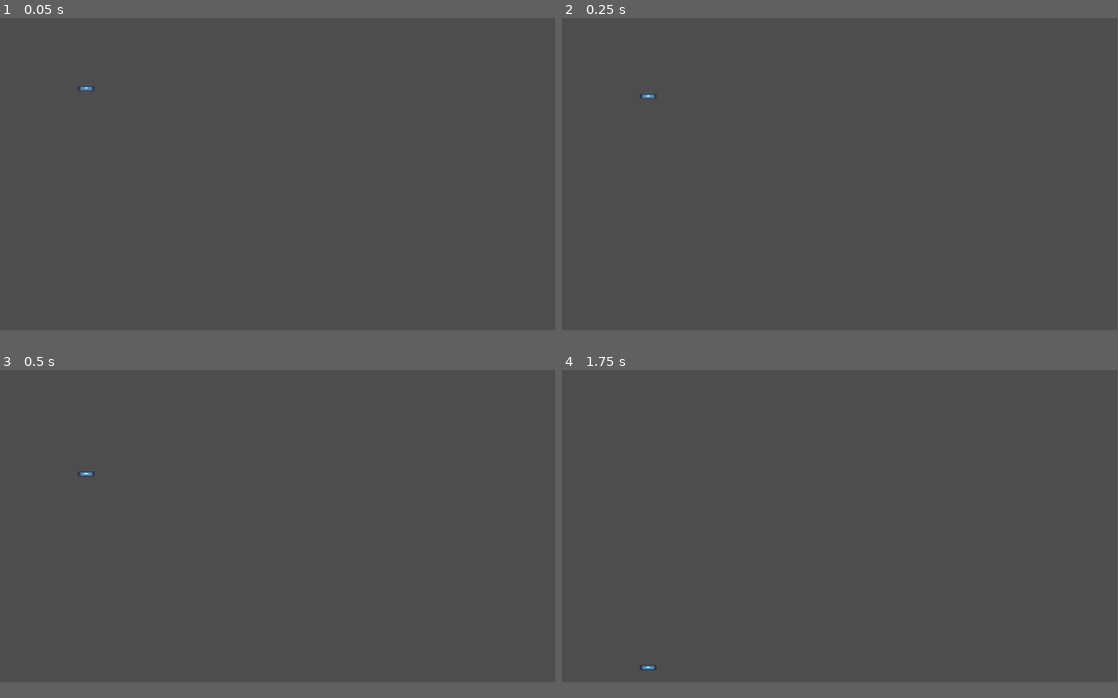
Above: before the commit, frames 1-4 (two rows, left to right).
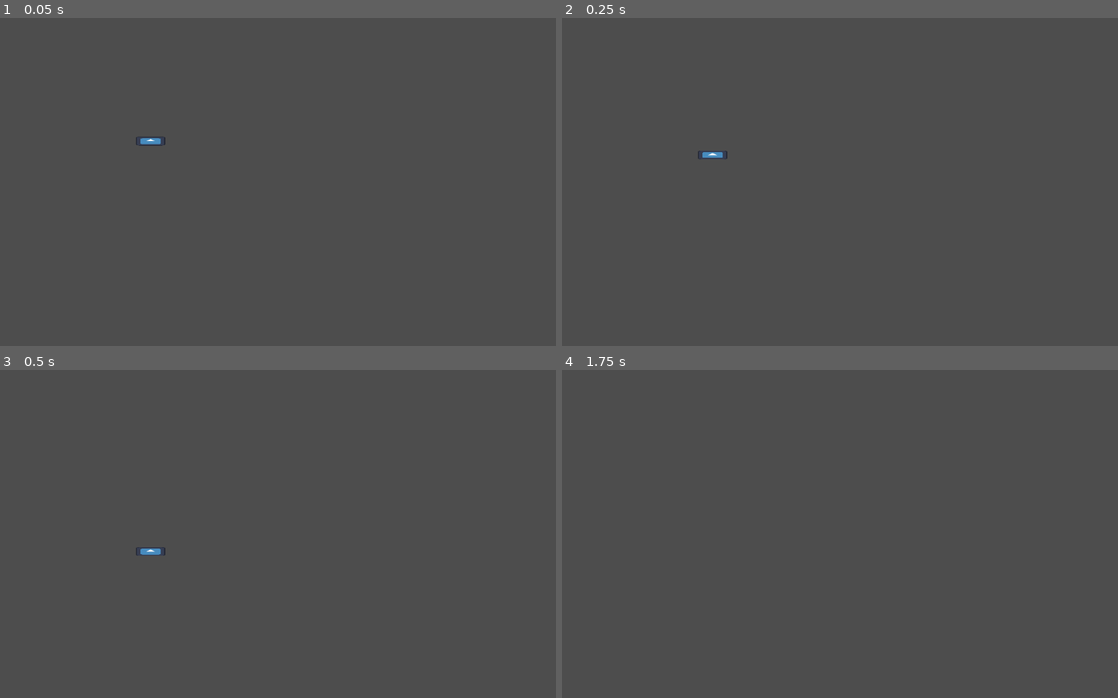
Above: after the commit, the same moments.

Repository: NeonGamerBot-QK/counterspell-boston
Game: Godot game, scene res://node_2d.tscn
Same seed, same stepped clock (60 frames per second), same inputs: the game is played once before the commit and once after it. The engine's default icon, where the game draws it, is replaced by a stand-in: a white triangle on a blue panel in a dark square.
Inputs:
- Up to frame 1 (0.05 s): no input
- Up to frame 2 (0.25 s): no input
- Up to frame 3 (0.5 s): no input
- Up to frame 4 (1.75 s): tap Enter at 0.5 s; hold D (right) from 0.53 s (still down); tap Space (jump) at 0.77, 1.25, 1.52 s
In our replay, the window is 799x449 before the commit and 800x472 after it. These sizes can differ from the game's own. Grey fills any space a smaller window leaves; there, only what the larger window draws over its background counts as a difference.

The runs differ from the first frame. In frame 1, 0.1% of the frame differs, in the area x 14-30%, y 20-39%; in frame 2, 0.1%; in frame 3, 0.1%; in frame 4, less than 0.1%.

Commit message:
fix: screen size

Diff:
--- /dev/null
+++ b/new_script.gd
@@ -0,0 +1,2 @@
+extends Node
+print("Global??")
--- a/node_2d.tscn
+++ b/node_2d.tscn
@@ -25,7 +25,6 @@
 
 [node name="Floor" type="StaticBody2D" parent="."]
 visible = false
-position = Vector2(0, 513)
 position = Vector2(35.2668, 22.449)
 script = ExtResource("2_4w1c4")
 metadata/_edit_group_ = true
--- a/project.godot
+++ b/project.godot
@@ -17,8 +17,8 @@
 
 [display]
 
-window/size/viewport_width=1920
-window/size/viewport_height=1080
+window/size/viewport_width=1100
+window/size/viewport_height=650
 
 [input]
 
@@ -37,6 +37,7 @@
 "events": [Object(InputEventKey,"resource_local_to_scene":false,"resource_name":"","device":-1,"window_id":0,"alt_press …(191 unchanged characters)…
 ]
 }
+
 [rendering]
 
 rendering_device/fallback_to_vulkan=false
